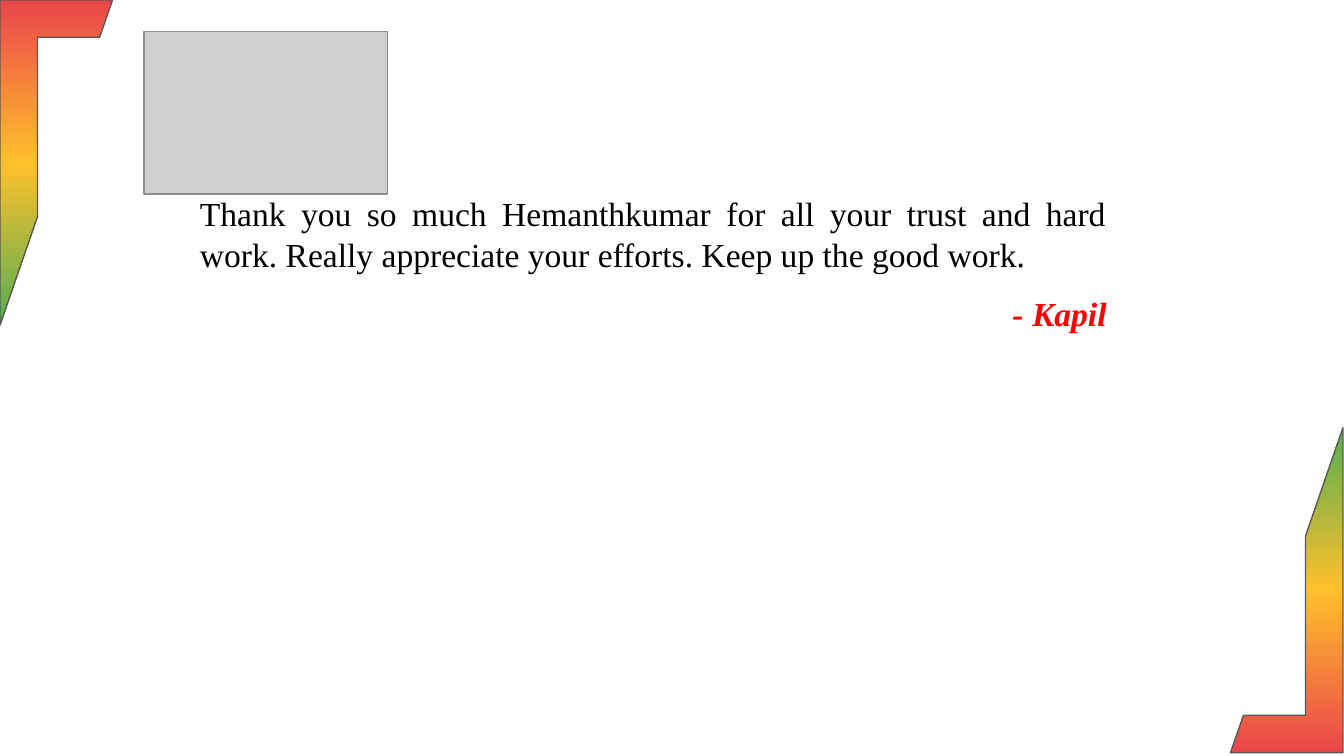
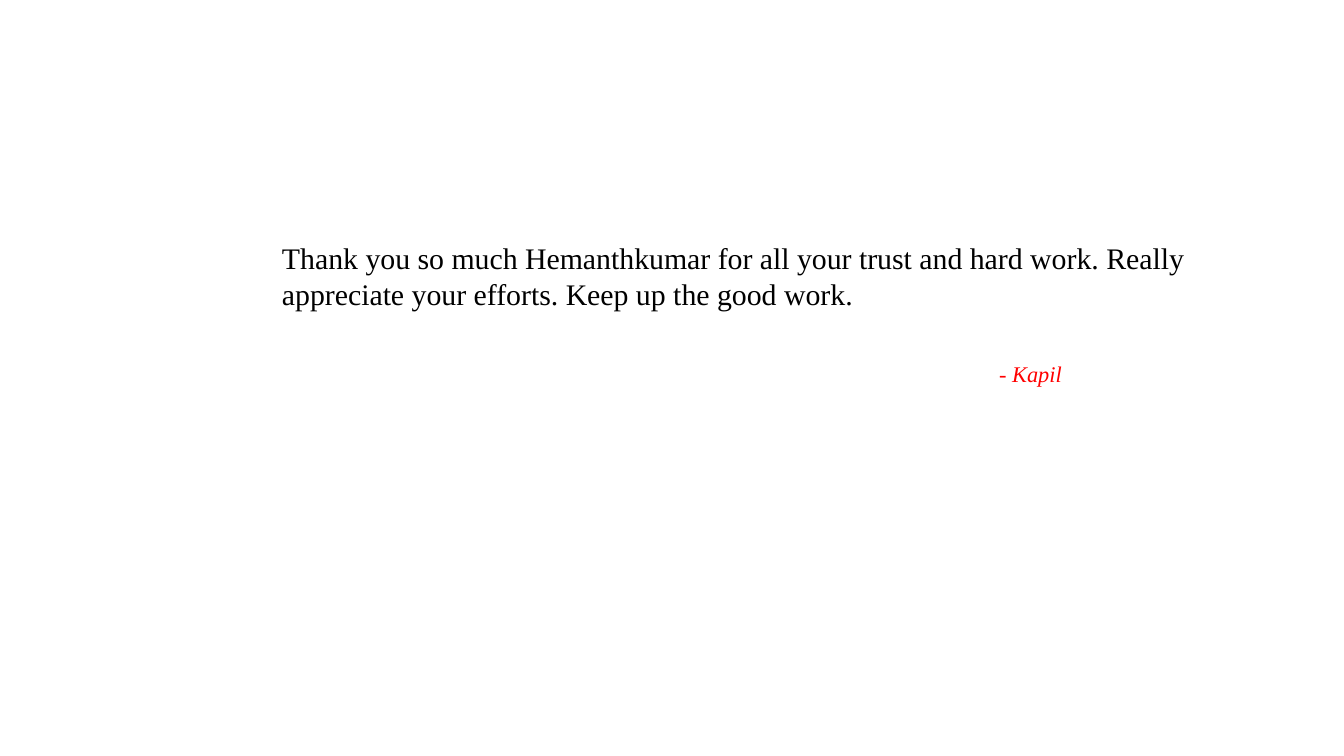
Before and after one commit to Harisudhan23/HR-automation-UI, a slide deck: slide 3 of media/Final_Anniversary_Presentation.pptx. Drawn at 1344x756 pixels with LibreOffice and Linux fonts; fonts in the diff are those of the drawing; grey boxes stand for pictures; background and template pictures are left out. Boxes give left, top, right and bottom in pixels: in the first picture for what was removed or moved away, otherwise in the second. Text is boxed around its words. In the diff, an @@ line names an element or a change of style, - is before the commit and + after.

```diff
--- a/media/Final_Anniversary_Presentation.pptx
+++ b/media/Final_Anniversary_Presentation.pptx
@@ half frame removed at [0, 0, 113, 325] @@
@@ picture removed at [144, 31, 388, 194] @@
@@ text "Thank you so much Hemanthkumar ...": place and size @@
-text "Thank you so much Hemanthkumar ..." at [200, 202, 1106, 273]
+text "Thank you so much Hemanthkumar ..." at [282, 248, 1184, 311]
@@ text "Thank you so much Hemanthkumar ..." at [282, 248, 1184, 311]: size 18 to 16 pt; alignment justified to left @@
@@ text "- Kapil": place and size @@
-text "- Kapil" at [1032, 302, 1107, 332]
+text "- Kapil" at [1012, 366, 1062, 387]
@@ text "- Kapil" at [1012, 366, 1062, 387]: size 18 to 12 pt, bold off @@
@@ half frame removed at [1231, 427, 1344, 753] @@
```
Also in this commit, not shown: 8 other slides changed, 1 slide added, 3 slides removed, 4 other files.
